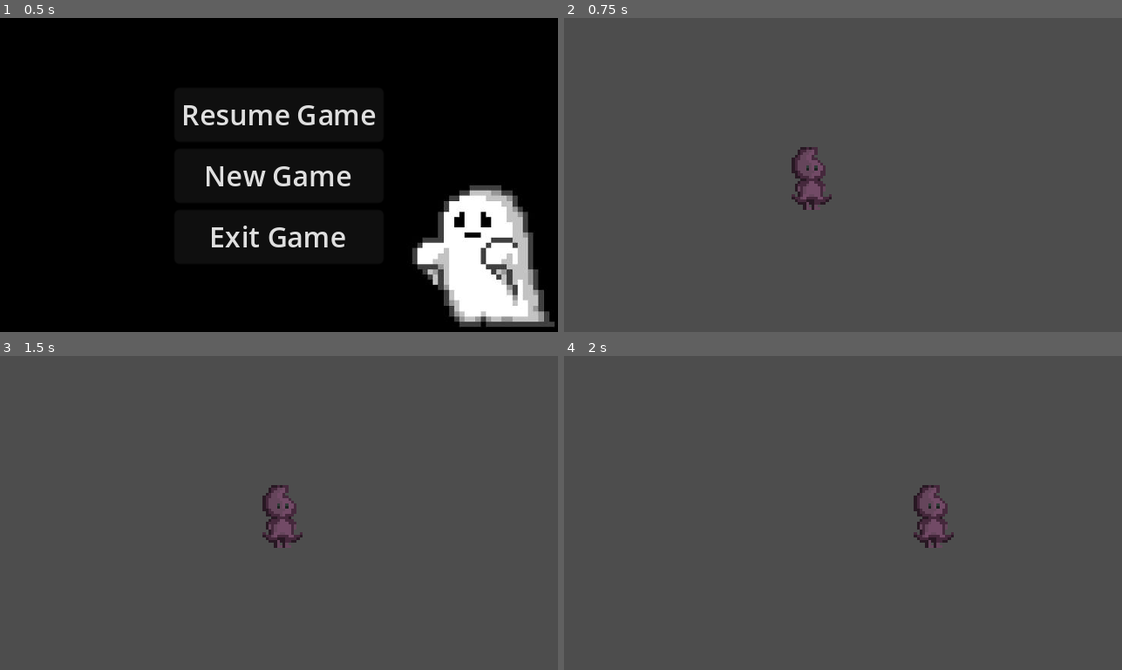
Above: before the commit, frames 1-4 (two rows, left to right).
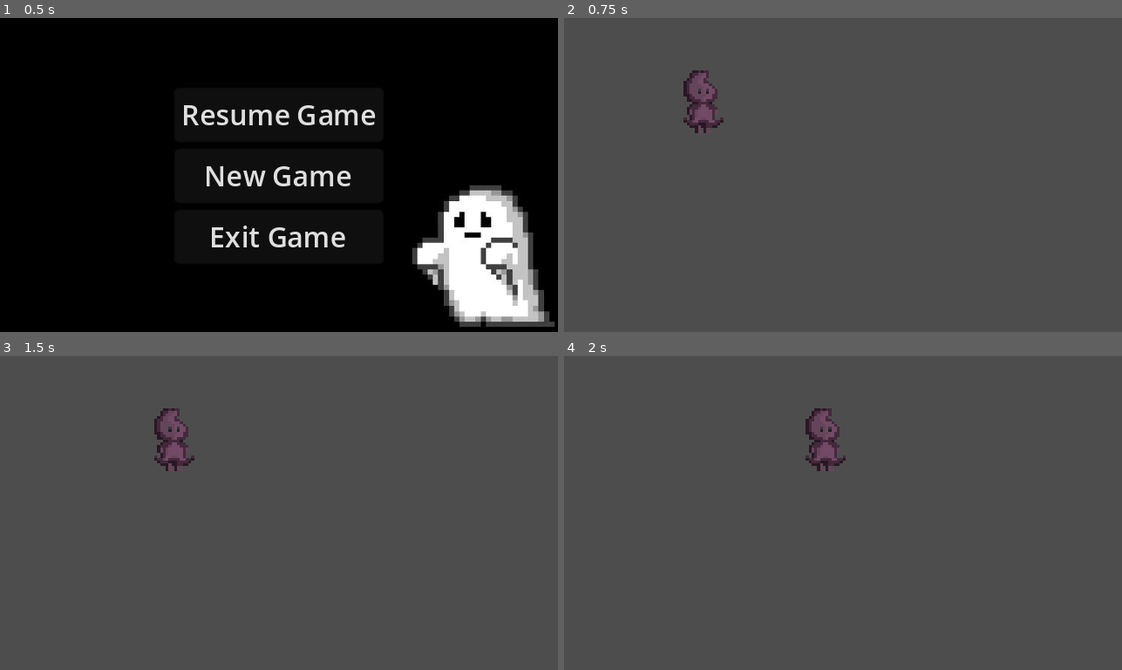
Above: after the commit, the same moments.

Repository: mkseay2/spirit
Game: Godot game, scene res://menu.tscn
The game is run twice, just before and just after one commit, with the same random seed, the same clock (stepped at 60 frames per second) and the same inputs.
Inputs:
- Up to frame 1 (0.5 s): no input
- Up to frame 2 (0.75 s): click "New Game" at 0.5 s
- Up to frame 3 (1.5 s): tap Enter at 1.25 s; hold Right (ui_right) from 1.28 s (still down)
- Up to frame 4 (2 s): keep holding Right (ui_right)

Frame 1 is identical in both runs. In frame 2, 1.5% of the frame differs, in the area x 21-48%, y 16-62%; in frame 3, 1.5%, in the area x 27-55%, y 16-62%; in frame 4, 1.5%.

Commit message:
added player collision and smoother movement

Diff:
--- a/Levels/level_1.tscn
+++ b/Levels/level_1.tscn
@@ -1,16 +1,13 @@
-[gd_scene load_steps=3 format=3 uid="uid://ccqge3ngqc4y1"]
+[gd_scene load_steps=2 format=3 uid="uid://ccqge3ngqc4y1"]
 
-[ext_resource type="Texture2D" uid="uid://bia8g5wi6x8n5" path="res://PlayerCharacter/MelSpirit.png" id="2_6jwt3"]
-[ext_resource type="Script" path="res://PlayerCharacter/Player.gd" id="2_ljucy"]
+[ext_resource type="PackedScene" uid="uid://dfi3aa0asnuis" path="res://PlayerCharacter/player.tscn" id="1_8cjka"]
 
 [node name="Level1" type="Node2D"]
 
-[node name="Player" type="CharacterBody2D" parent="."]
-position = Vector2(137, 86)
-script = ExtResource("2_ljucy")
-metadata/_edit_group_ = true
+[node name="Player" parent="." instance=ExtResource("1_8cjka")]
+position = Vector2(80, 48)
 
-[node name="Sprite2D" type="Sprite2D" parent="Player"]
-position = Vector2(5, 6)
-scale = Vector2(1.625, 1.5)
-texture = ExtResource("2_6jwt3")
+[node name="StaticBody2D" type="StaticBody2D" parent="."]
+
+[node name="CollisionPolygon2D" type="CollisionPolygon2D" parent="StaticBody2D"]
+polygon = PackedVector2Array(0, 0, 24, 0, 16, 40, 24, 96, 24, 136, 16, 184, 0, 184, 0, 128, 0, 64)
--- a/PlayerCharacter/Player.gd
+++ b/PlayerCharacter/Player.gd
@@ -5,7 +5,7 @@
 func get_input():
 	# uses the four arrow keys
 	var input_direction = Input.get_vector("ui_left", "ui_right", "ui_up", "ui_down")
-	velocity = input_direction * speed
+	velocity = input_direction.normalized() * speed
 
 func _physics_process(_delta):
 	get_input()
--- /dev/null
+++ b/PlayerCharacter/player.tscn
@@ -0,0 +1,22 @@
+[gd_scene load_steps=4 format=3 uid="uid://dfi3aa0asnuis"]
+
+[ext_resource type="Script" path="res://PlayerCharacter/Player.gd" id="1_xgj18"]
+[ext_resource type="Texture2D" uid="uid://bia8g5wi6x8n5" path="res://PlayerCharacter/MelSpirit.png" id="2_wr5yu"]
+
+[sub_resource type="CapsuleShape2D" id="CapsuleShape2D_70tj8"]
+radius = 7.0
+height = 20.0
+
+[node name="Player" type="CharacterBody2D"]
+position = Vector2(2.08165e-12, 2.08165e-12)
+script = ExtResource("1_xgj18")
+metadata/_edit_group_ = true
+
+[node name="Sprite2D" type="Sprite2D" parent="."]
+scale = Vector2(1.625, 1.5)
+texture = ExtResource("2_wr5yu")
+
+[node name="CollisionShape2D" type="CollisionShape2D" parent="."]
+position = Vector2(0, 10)
+rotation = 1.5708
+shape = SubResource("CapsuleShape2D_70tj8")
--- a/project.godot
+++ b/project.godot
@@ -13,7 +13,6 @@
 config/name="Spirit"
 run/main_scene="res://menu.tscn"
 config/features=PackedStringArray("4.2", "Forward Plus")
-config/icon="res://icon.svg"
 
 [display]
 
Binary file removed: Action RPG Resources/Enemies/Bat.png
Not shown, removed: Action RPG Resources/Enemies/Bat.png.import
Binary file removed: Action RPG Resources/Player/Player.png
Not shown, removed: Action RPG Resources/Player/Player.png.import
Not shown, changed: icon.svg.import
